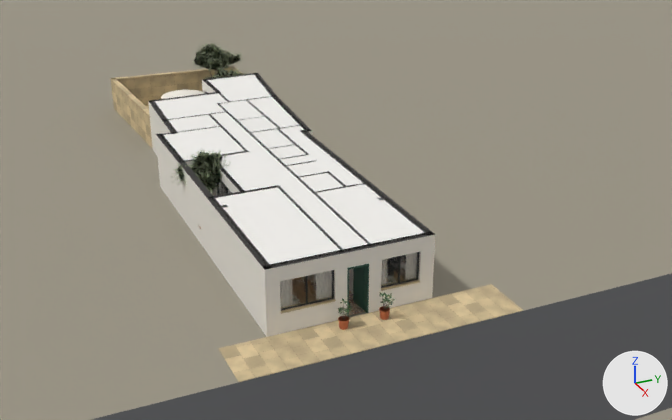
Renders of the Blender file floorplan-3d/flat.blend from each side of a commit.
The view is the same before and after, from a 50 mm camera at (41.5, -13.8, 18.4) aimed at (4.3, 2.9, -0.2). Arrows for +X, +Y and +Z are at lower right; the lights stay in place. The older version comes first.

The first picture shows 'GardenWalls', 'Openings', 'Walls', 'ceil_bed1', 'ceil_bed2', 'ceil_corr', 'ceil_hall', 'ceil_kitA', 'ceil_kitB', 'ground', 'pavement', 'street' and 17 more.
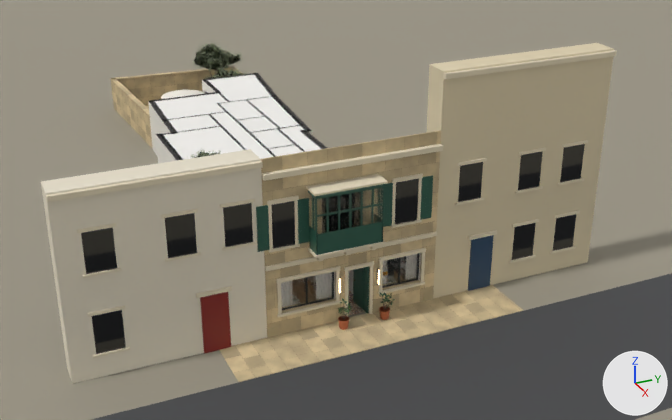
Where the change shows, as pixel boxes [x1, y1, x2, y2] in the pictures (672 x 420 px):
'streetset_neighbors', added
    after: [41, 43, 617, 384]
    faces in mat_neighborb (pale yellow #e7dfcb): [41, 149, 267, 384]
    faces in mat_neighbor (beige #dccfaf): [427, 43, 614, 298]
    faces in mat_blackglass (black #0e0f10): [81, 144, 585, 354]
    faces in mat_stonelight (beige #e6dbc0): [46, 50, 617, 358]
    faces in mat_doorred (red #8a2e2a): [200, 292, 231, 354]
'streetset_upper', added
    after: [256, 130, 443, 271]
    faces in mat_stone (picture img_limestone_jpg): [261, 130, 441, 266]
    faces in mat_stonelight (beige #e6dbc0): [261, 144, 443, 271]
    faces in mat_frontdoor (dark green #2f5d4e): [256, 175, 433, 255]
    faces in mat_glass (white #e8f1f3): [309, 187, 384, 234]
    faces in mat_blackglass (black #0e0f10): [272, 179, 419, 249]
'Facade', added (brown)
    after: [265, 236, 436, 338]
    faces in mat_stone (picture img_limestone_jpg): [265, 236, 436, 338]
    faces in mat_stonelight (beige #e6dbc0): [276, 248, 426, 318]
    faces in mat_stonedark (beige #b9a983): [267, 290, 434, 338]

What changed in the scene script:
```text
Add ob_streetset_neighbors:
    ob_streetset_neighbors = bpy.data.objects.new('streetset_neighbors', me_streetset_neighbors)  # 280 vertices, 210 faces; spans x 12.9..14.1, y -11.1..10.3, z 0.0..9.2; in mat_neighbor (beige #dccfaf), mat_stonelight (beige #e6dbc0), mat_doorblue (dark blue #2e4a66), mat_blackglass (black #0e0f10), mat_neighborb (pale yellow #e7dfcb), mat_doorred (red #8a2e2a); modifiers BEVEL, WEIGHTED_NORMAL
    ob_streetset_neighbors.location = (0.0, 0.0, 0.0)
Add ob_streetset_upper:
    ob_streetset_upper = bpy.data.objects.new('streetset_upper', me_streetset_upper)  # 1136 vertices, 906 faces; spans x 13.9..14.71, y -4.39..2.77, z 2.8..7.0; in mat_stone (picture img_limestone_jpg), mat_stonelight (beige #e6dbc0), mat_frontdoor (dark green #2f5d4e), mat_glass (white #e8f1f3), mat_blackglass (black #0e0f10); modifiers BEVEL, WEIGHTED_NORMAL
    ob_streetset_upper.location = (0.0, 0.0, 0.0)
Add ob_facade:
    ob_facade = bpy.data.objects.new('Facade', me_facade)  # 232 vertices, 174 faces; spans x 13.9..14.05, y -4.15..2.77, z 0.0..2.8; in mat_stone (picture img_limestone_jpg), mat_stonelight (beige #e6dbc0), mat_stonedark (beige #b9a983), mat_frame (dark grey #353738), mat_walllight (pale yellow #fff1dc, glowing beige #ffd9a6), mat_brass (orange #c69c55); modifiers BEVEL, WEIGHTED_NORMAL
    ob_facade.location = (0.0, 0.0, 0.0)
```
